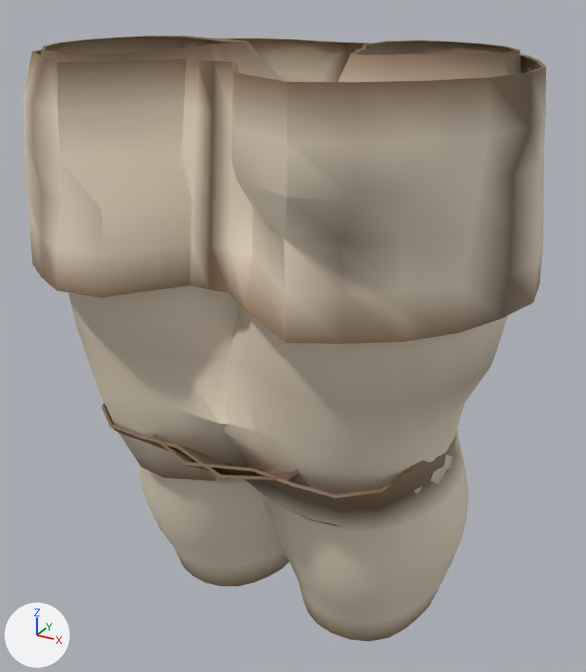
A saved change to the glTF model assets_src/armor/kargan_1/leather_a_legs.glb.
Both versions are drawn from a camera (50 mm lens) standing at (0.496, -0.888, 1.117) and looking at (0.017, -0.017, 0.681). Arrows for +X, +Y and +Z are at lower left; the lights stay in place. The picture after the commit comes second. Vertices at exactly the same position are counted once.

The first picture shows 'leather_a_legs'.
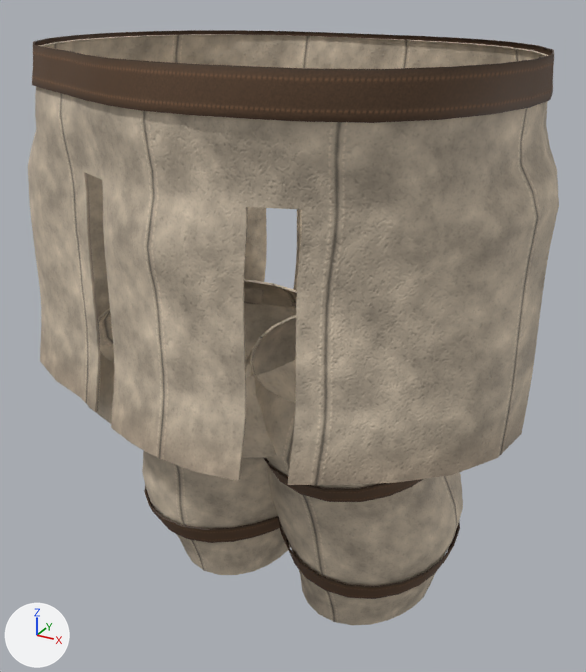
The change, as a diff of the scene's bpy script:
```diff
--- a/assets_src/armor/kargan_1/leather_a_legs.glb.py
+++ b/assets_src/armor/kargan_1/leather_a_legs.glb.py
@@ img_strap_c_png @@
+img_strap_c_png = load_image('strap_c.png', '../textures/strap_c.png', 128, 64, 'sRGB')
@@ img_strap_orm_png @@
+img_strap_orm_png = load_image('strap_orm.png', '../textures/strap_orm.png', 128, 64, 'Non-Color')
@@ img_strap_n_png @@
+img_strap_n_png = load_image('strap_n.png', '../textures/strap_n.png', 128, 64, 'Non-Color')
@@ img_leather_orm_png @@
+img_leather_orm_png = load_image('leather_orm.png', '../textures/leather_orm.png', 256, 256, 'Non-Color')
@@ img_leather_n_png @@
+img_leather_n_png = load_image('leather_n.png', '../textures/leather_n.png', 256, 256, 'Non-Color')
@@ img_leather_c_png @@
+img_leather_c_png = load_image('leather_c.png', '../textures/leather_c.png', 256, 256, 'sRGB')
@@ mat_leather @@
 mat_leather = bpy.data.materials.new('leather')
-# nodes: BsdfPrincipled, OutputMaterial, VertexColor
+# nodes: BsdfPrincipled, Mix, NormalMap, OutputMaterial, SeparateColor, TexImage x3, VertexColor
+# uses the picture img_leather_c_png
+# uses the picture img_leather_n_png
+# uses the picture img_leather_orm_png
@@ mat_strap @@
+mat_strap = bpy.data.materials.new('strap')
+# uses the picture img_strap_c_png
+# uses the picture img_strap_n_png
+# uses the picture img_strap_orm_png
@@ me_leather_a_legs @@
 # used by ob_leather_a_legs; location = (0.0, 0.0, 0.0)
-me_leather_a_legs.from_pydata(...)  # 1180 vertices, 2120 faces; spans x -0.327..0.329, y -0.287..0.205, z 0.253..1.046
+me_leather_a_legs.from_pydata(...)  # 2144 vertices, 3776 faces; spans x -0.34..0.338, y -0.295..0.212, z 0.277..1.051
+# me_leather_a_legs part 1: the loose piece of 256 vertices spanning x -0.327..0.329, y -0.287..0.205, z 0.797..1.04 is rebuilt with 736 vertices and now spans x -0.34..0.338, y -0.295..0.212, z 0.637..1.045
+# me_leather_a_legs part 2: the loose piece of 220 vertices spanning x -0.257..0.119, y -0.216..0.171, z 0.254..0.604 is rebuilt with 384 vertices and now spans x -0.299..0.132, y -0.233..0.186, z 0.278..0.688
+# me_leather_a_legs part 3: the loose piece of 220 vertices spanning x -0.115..0.257, y -0.213..0.171, z 0.253..0.604 is rebuilt with 384 vertices and now spans x -0.053..0.26, y -0.189..0.168, z 0.277..0.687
+# me_leather_a_legs part 4: a new loose piece of 160 vertices spanning x -0.306..0.318, y -0.289..0.176, z 1.007..1.051, in mat_strap
+# me_leather_a_legs part 5: a new loose piece of 120 vertices spanning x -0.046..0.242, y -0.17..0.139, z 0.536..0.584, in mat_strap
+# me_leather_a_legs part 6: a new loose piece of 120 vertices spanning x -0.023..0.25, y -0.116..0.168, z 0.359..0.407, in mat_strap
+# me_leather_a_legs part 7: a new loose piece of 120 vertices spanning x -0.248..0.025, y -0.116..0.169, z 0.359..0.407, in mat_strap
+# me_leather_a_legs part 8: 484 vertices removed from x -0.299..0.302, y -0.214..0.16, z 0.496..1.046
+# other edits to the shape of me_leather_a_legs do not show in these pictures
 me_leather_a_legs.materials.append(mat_leather)
+me_leather_a_legs.materials.append(mat_strap)
```

Where the change shows, as pixel boxes [x1, y1, x2, y2] in the pictures (586 x 672 px):
'leather_a_legs', surface changed, reshaped
    before: [23, 36, 546, 642]
    after: [28, 30, 559, 625]
part 1 of me_leather_a_legs, rebuilt (47% taller)
    before: [23, 38, 546, 344]
    after: [28, 34, 559, 485]
part 2 of me_leather_a_legs, rebuilt
    before: [101, 403, 299, 586]
    after: [88, 280, 297, 575]
part 3 of me_leather_a_legs, rebuilt
    before: [153, 431, 469, 642]
    after: [246, 315, 463, 625]
part 4 of me_leather_a_legs, added (brown)
    after: [32, 30, 554, 123]
part 5 of me_leather_a_legs, added (brown)
    after: [264, 458, 423, 502]
part 6 of me_leather_a_legs, added
    after: [278, 517, 460, 599]
part 7 of me_leather_a_legs, added (brown)
    after: [144, 486, 280, 543]
part 8 of me_leather_a_legs, deleted (brown)
    before: [41, 36, 521, 527]
